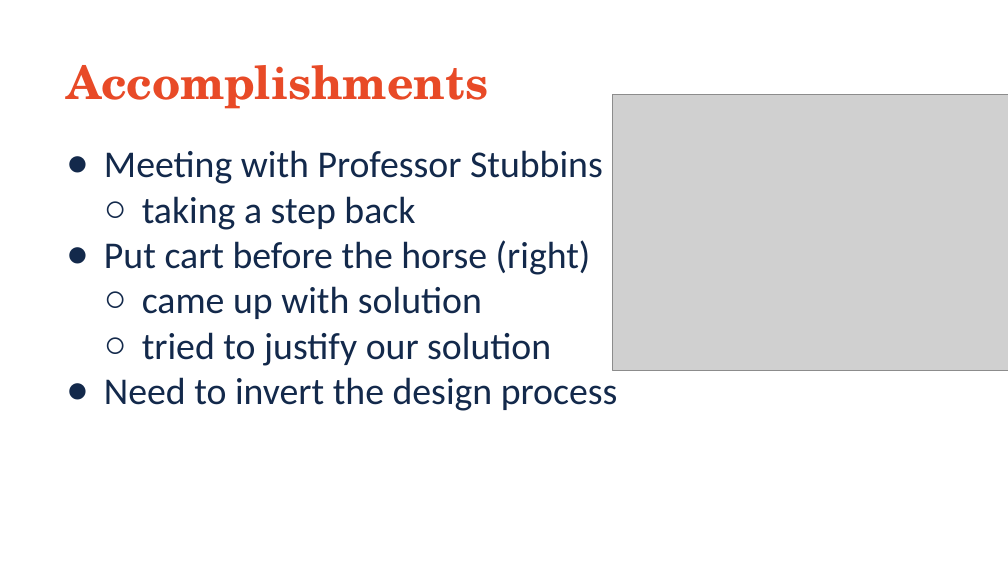
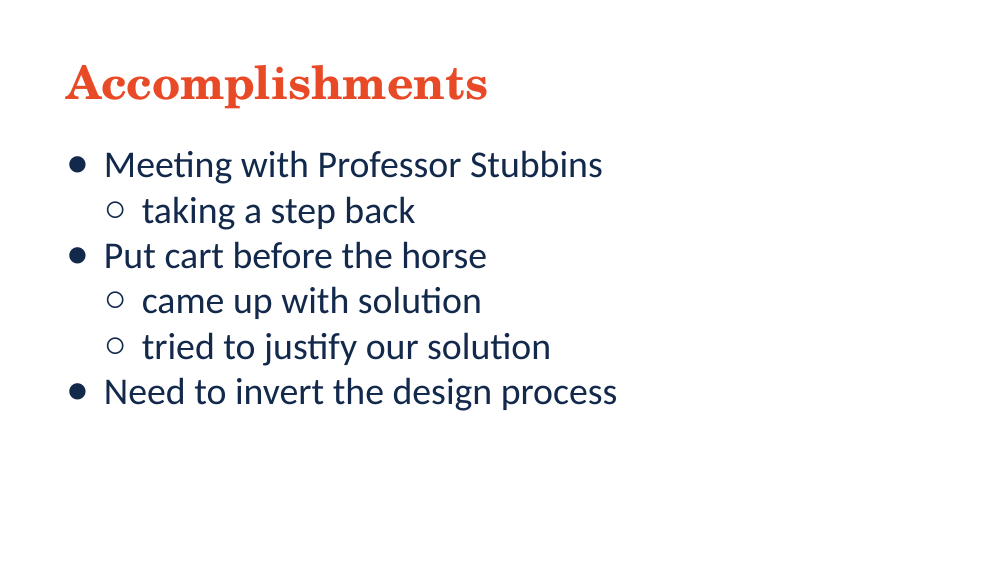
Before and after one commit to senior-design-npre458/presentations, a slide deck: slide 4 of G4-wk08.pptx. Drawn at 1008x567 pixels with LibreOffice and Linux fonts; fonts in the diff are those of the drawing; grey boxes stand for pictures; background and template pictures are left out. Boxes give left, top, right and bottom in pixels: in the first picture for what was removed or moved away, otherwise in the second. Text is boxed around its words. In the diff, an @@ line names an element or a change of style, - is before the commit and + after.

```diff
--- a/G4-wk08.pptx
+++ b/G4-wk08.pptx
@@ picture removed at <box>613,95,1008,371</box> @@
@@ text at <box>104,241,487,269</box>: text changed @@
-● Put cart before the horse (right)
+● Put cart before the horse
```
Also in this commit, not shown: 4 other slides changed.
